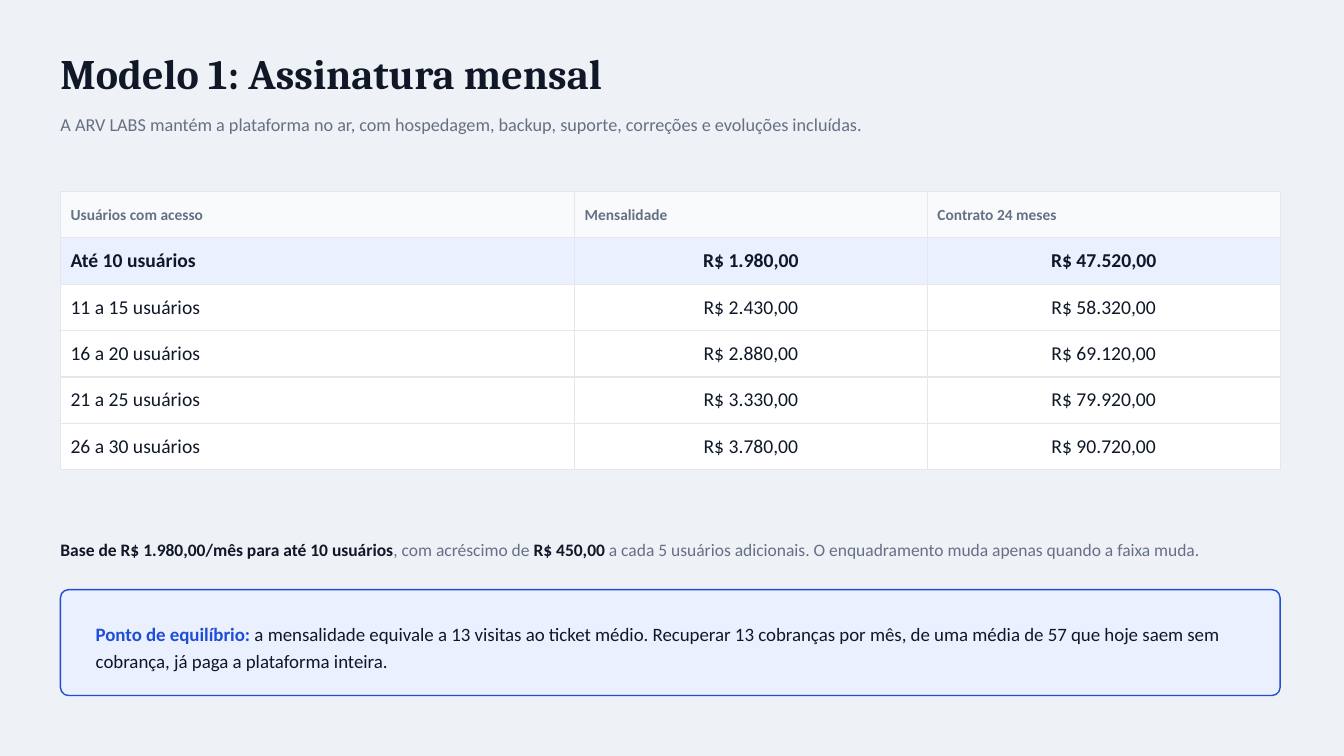
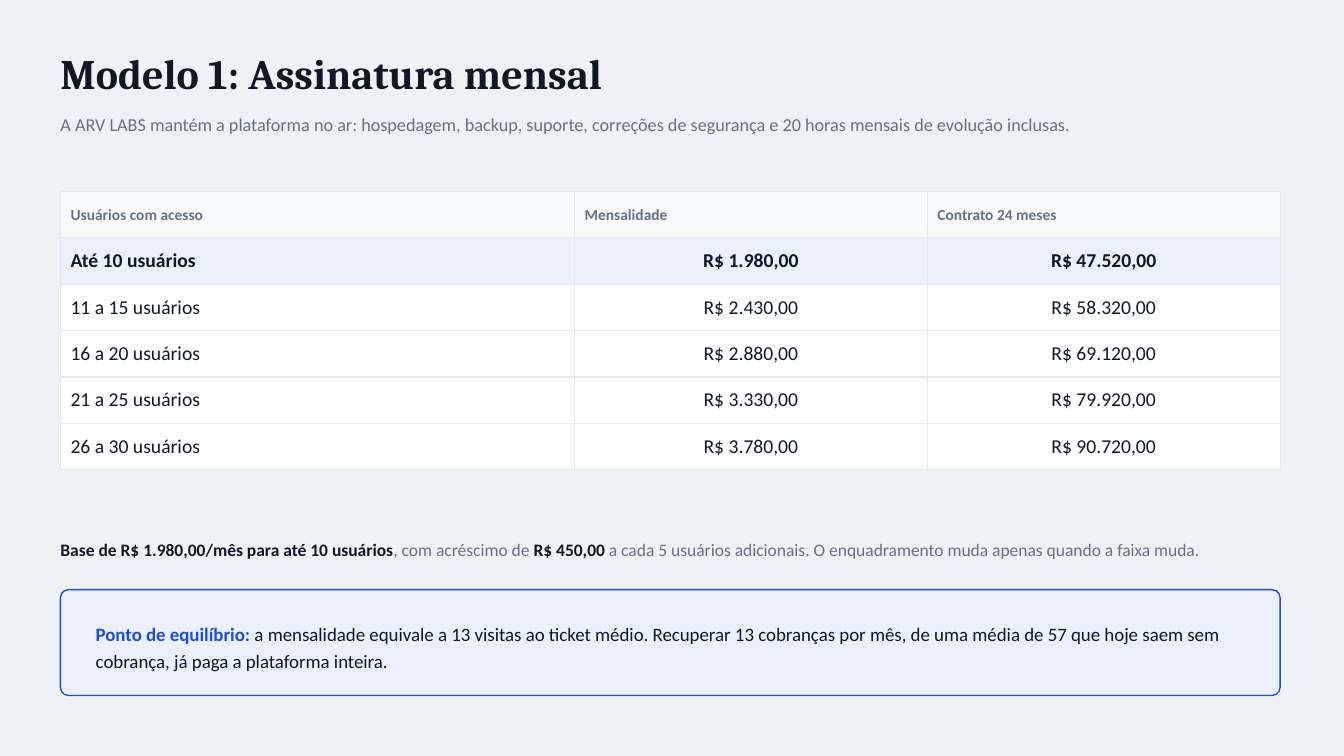
Before and after one commit to adersonvitoria/workflow-operacional, a slide deck: slide 14 of docs/Proposta-Comercial-Operacao-GpsTecRS.pptx. Drawn at 1344x756 pixels with LibreOffice and Linux fonts; fonts in the diff are those of the drawing. Boxes give left, top, right and bottom in pixels: in the first picture for what was removed or moved away, otherwise in the second. Text is boxed around its words. In the diff, an @@ line names an element or a change of style, - is before the commit and + after.

```diff
--- a/docs/Proposta-Comercial-Operacao-GpsTecRS.pptx
+++ b/docs/Proposta-Comercial-Operacao-GpsTecRS.pptx
@@ text at (x1=60, y1=118, x2=1070, y2=134): text changed @@
-A ARV LABS mantém a plataforma no ar, com hospedagem, backup, suporte, correções e evoluções incluídas.
+A ARV LABS mantém a plataforma no ar: hospedagem, backup, suporte, correções de segurança e 20 horas mensais de evolução inclusas.
```
Also in this commit, not shown: 1 other slide changed, 1 slide added, 2 other files.
